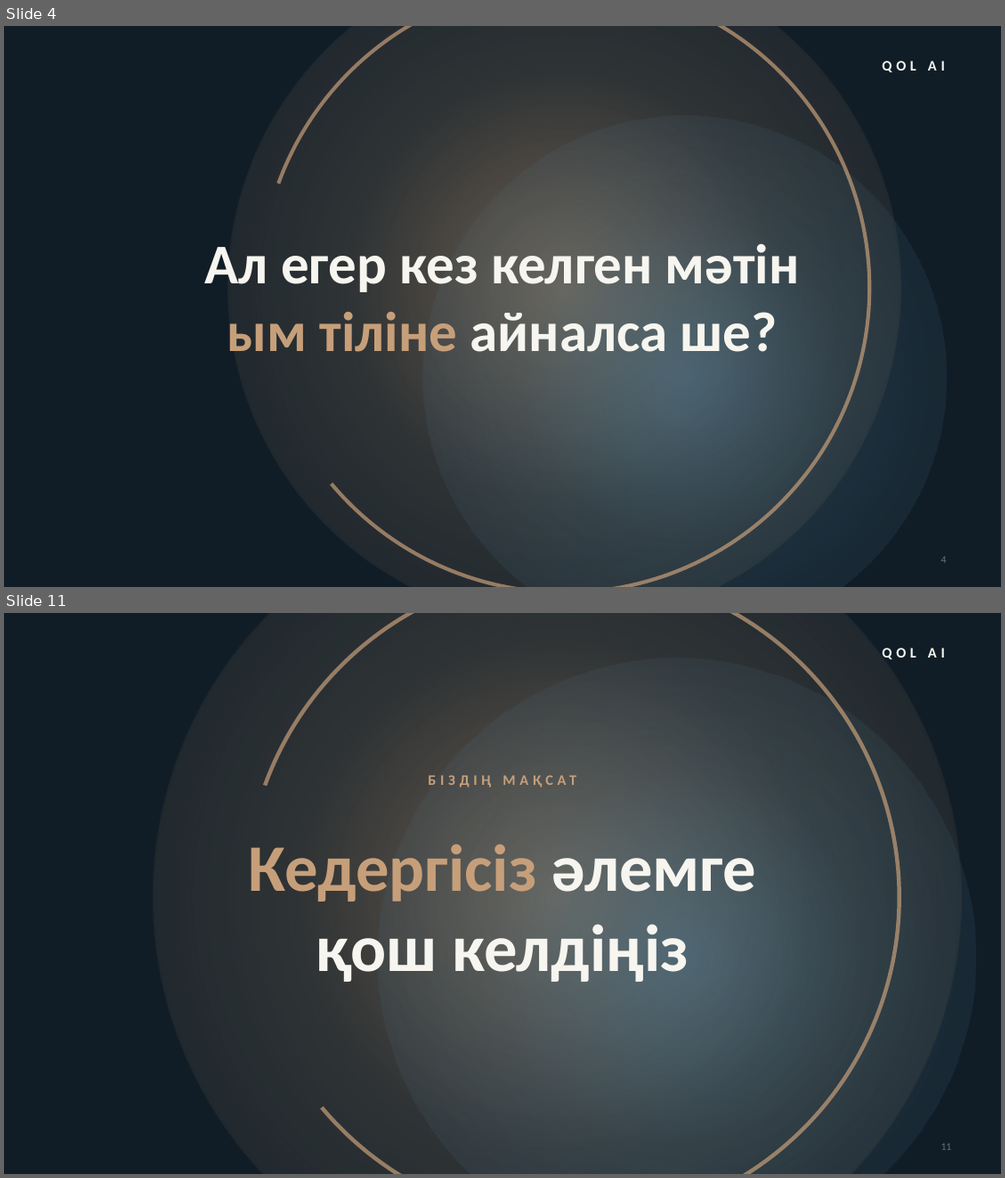
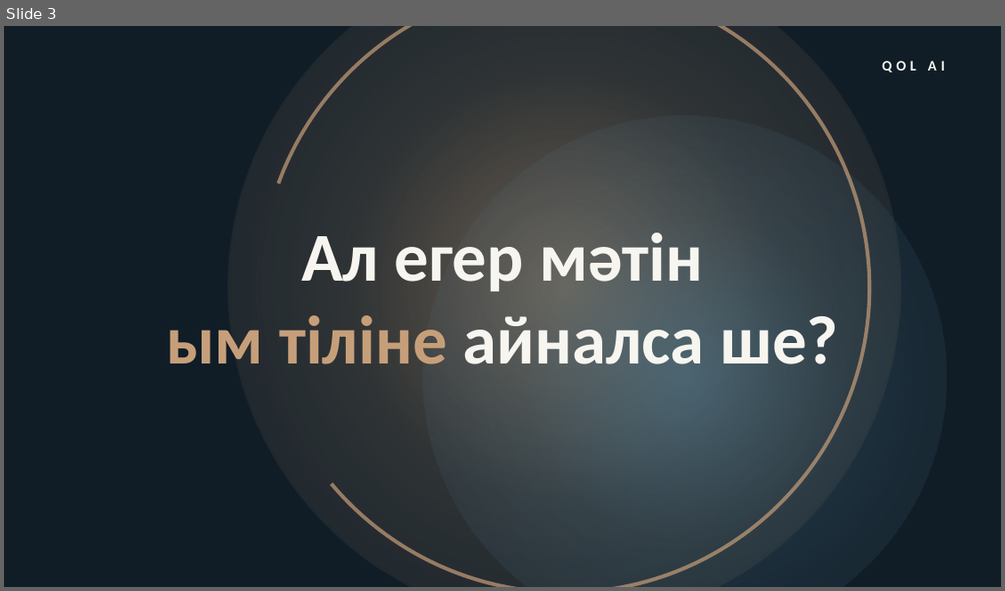
Before and after one commit to LofiSilent/Qol-Ai, a slide deck: presentation/Qol_AI_presentation_KZ.pptx. Shown one above the other, each under a label of ours: slides 4 and 11 before the commit, slide 3 after it; the slides between them are not shown. The pictures are 1005x1178 and 1005x591 pixels, drawn with LibreOffice and Linux fonts; fonts in the diff are those of the drawing; background and template pictures are left out. Boxes give left, top, right and bottom in pixels: in the first picture for what was removed or moved away, otherwise in the second. Text is boxed around its words. In the diff, an @@ line names an element or a change of style, - is before the commit and + after.

```diff
--- a/presentation/Qol_AI_presentation_KZ.pptx
+++ b/presentation/Qol_AI_presentation_KZ.pptx
@@ slide 11 removed at <box>4,613,1001,1174</box>, background #101D27 @@
@@ ellipse removed at <box>154,613,961,1174</box> @@
@@ arch (boxed as its full ring) removed at <box>243,613,901,1174</box> @@
@@ ellipse removed at <box>378,657,976,1174</box> @@
@@ text removed at <box>882,648,945,659</box> @@
-QOL AI
@@ text removed at <box>72,766,933,793</box> @@
-БІЗДІҢ МАҚСАТ
@@ text removed at <box>249,836,756,981</box> @@
-Кедергісіз әлемге
-қош келдіңіз
@@ page number removed at <box>941,1143,952,1150</box> @@
-11
@@ what was slide 4 is now slide 3 @@
@@ slide 3 changed as well @@
@@ text "Ал егер мәтін": place and size @@
-text "Ал егер мәтін" at <box>205,244,800,352</box>
+text "Ал егер мәтін" at <box>166,232,838,364</box>
@@ text at <box>301,232,703,291</box>: text changed; size 54 to 66 pt @@
-Ал егер кез келген мәтін
+Ал егер мәтін
@@ text at <box>166,315,838,364</box>: size 54 to 66 pt in "ым тіліне айналса ше?" @@
@@ page number removed at <box>941,556,947,563</box> @@
-4
```
Also in this commit, not shown: 5 other slides changed, 1 slide added, 5 other slides removed, 3 other files.
